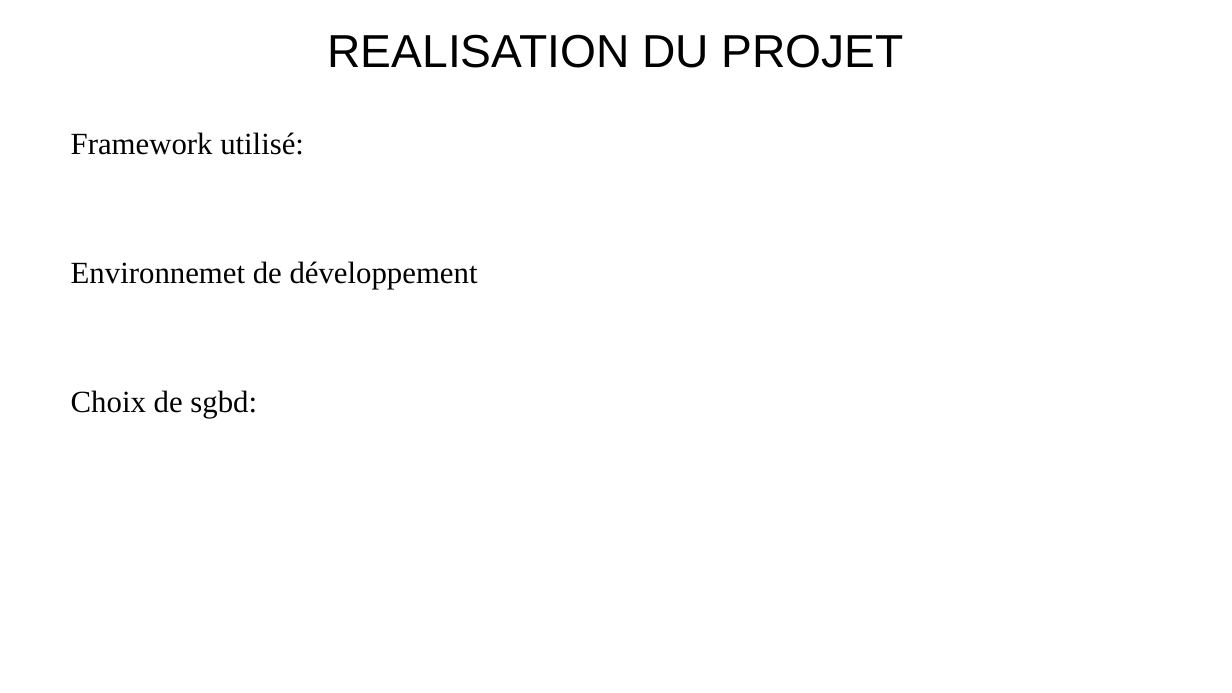
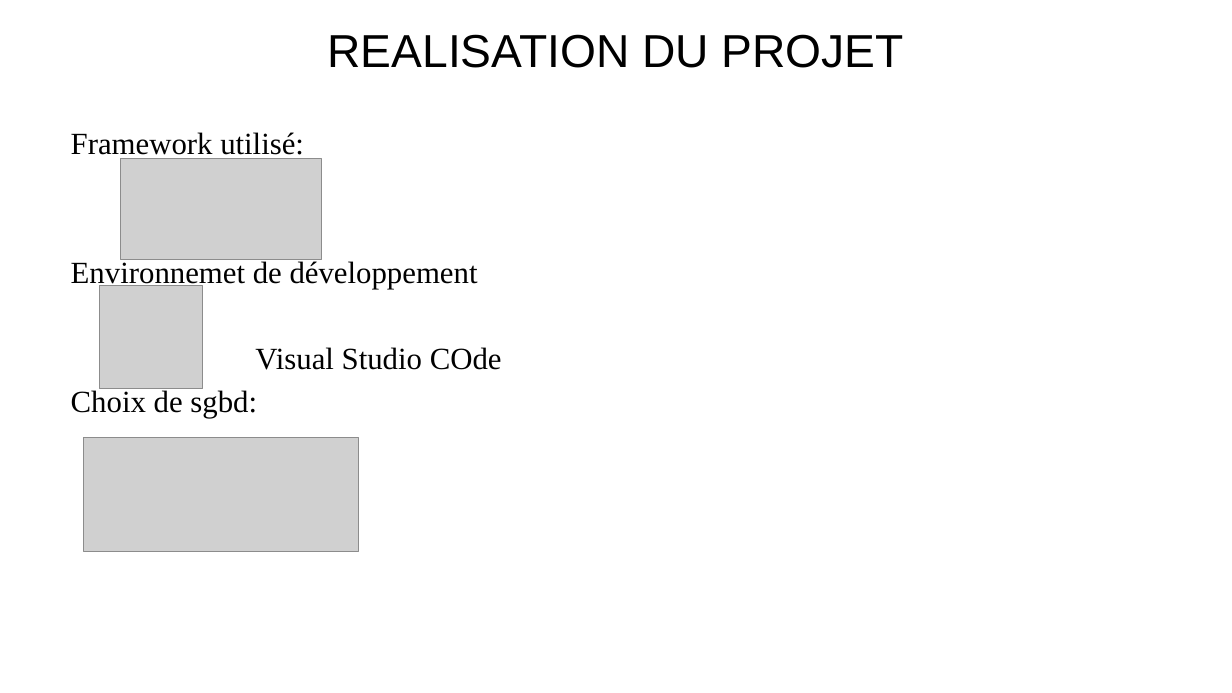
Before and after one commit to EmilieNirinasoa/Boky, a slide deck: slide 10 of MEMOIRE DE FIN DU CYCLE.pptx (slide 11 before the commit). Drawn at 1232x693 pixels with LibreOffice and Linux fonts; fonts in the diff are those of the drawing; grey boxes stand for pictures; background and template pictures are left out. Boxes give left, top, right and bottom in pixels: in the first picture for what was removed or moved away, otherwise in the second. Text is boxed around its words. In the diff, an @@ line names an element or a change of style, - is before the commit and + after.

```diff
--- a/MEMOIRE DE FIN DU CYCLE.pptx
+++ b/MEMOIRE DE FIN DU CYCLE.pptx
@@ picture added at (120, 159, 321, 260) @@
@@ picture added at (99, 286, 202, 389) @@
@@ text at (255, 347, 502, 370): paragraph added @@
+Visual Studio COde
@@ picture added at (84, 437, 359, 552) @@
```
Also in this commit, not shown: 2 other slides changed, 1 slide added, 2 slides removed, 2 other files.
